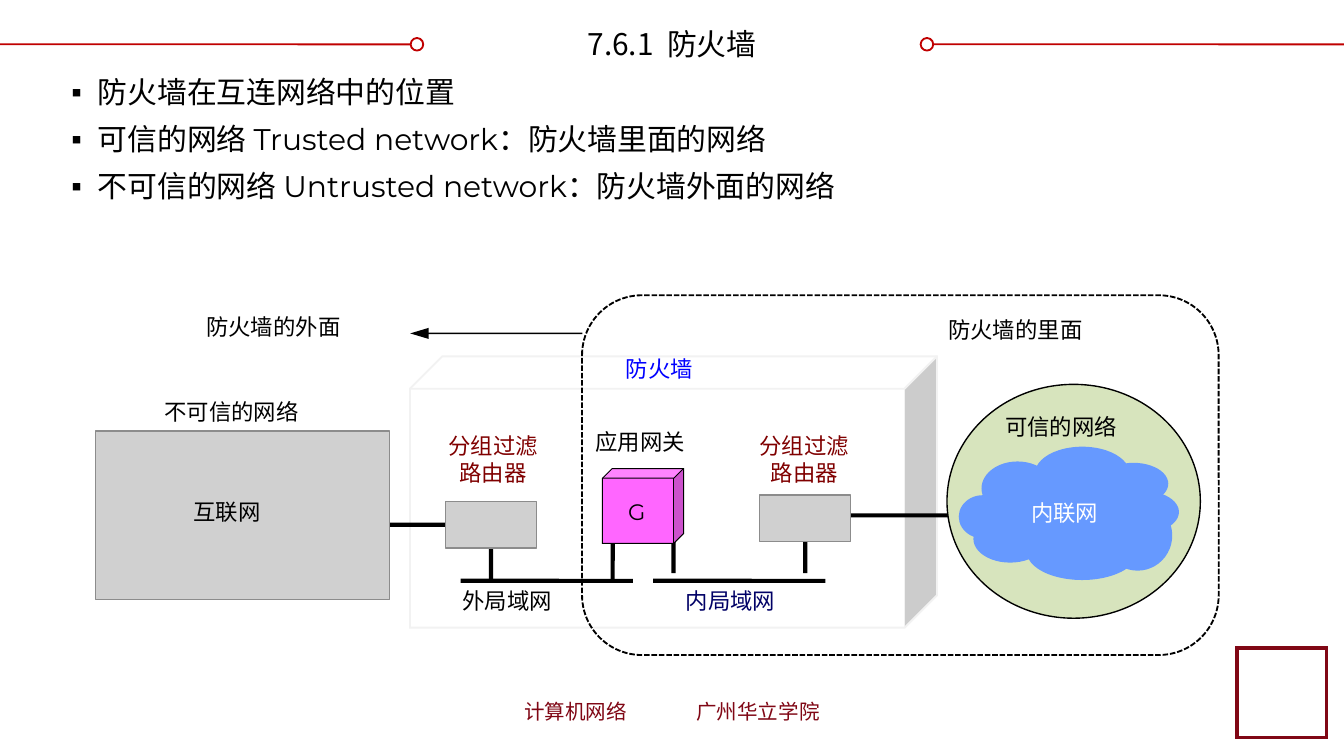
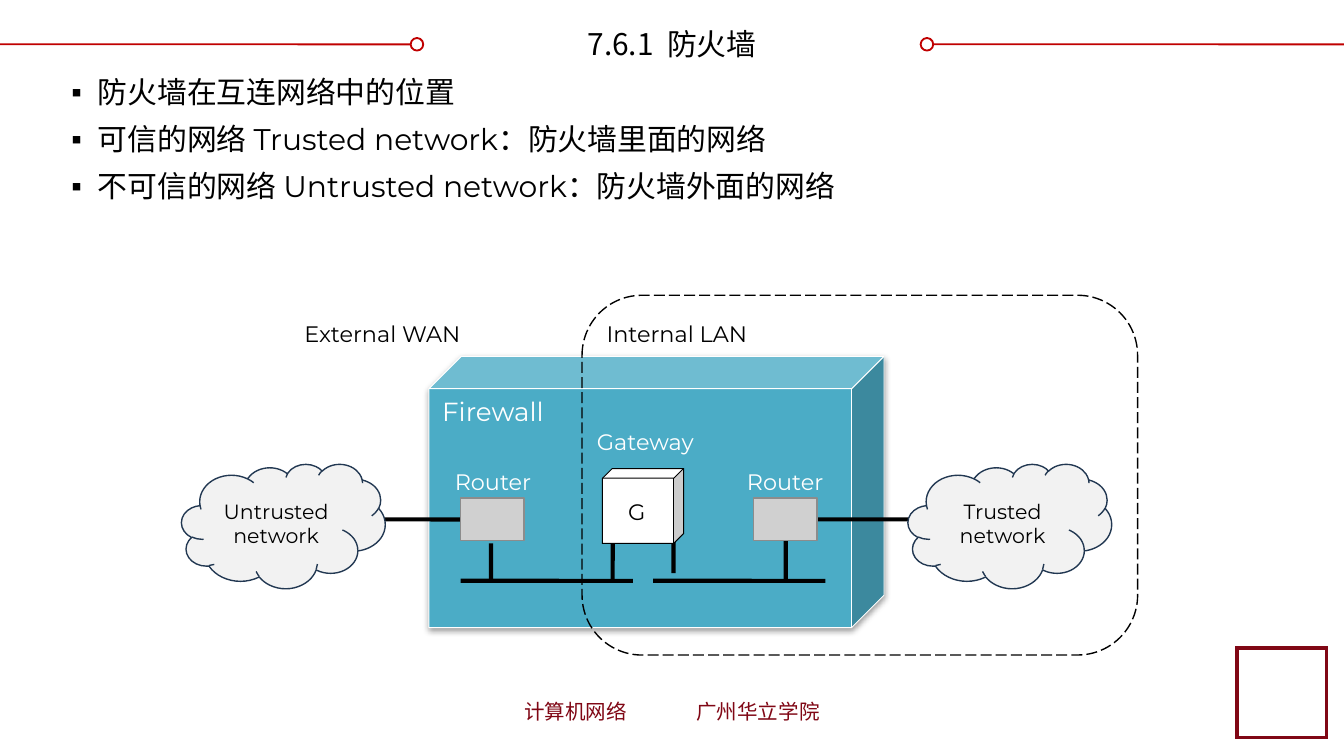
Before and after one commit to glplaman/glplaman.github.io, a slide deck: slide 104 of network/ppt/chap7.pptx. Drawn at 1344x756 pixels with LibreOffice and Linux fonts; fonts in the diff are those of the drawing; grey boxes stand for pictures; background and template pictures are left out. Boxes give left, top, right and bottom in pixels: in the first picture for what was removed or moved away, otherwise in the second. Text is boxed around its words. In the diff, an @@ line names an element or a change of style, - is before the commit and + after.

Commit message:
network

```diff
--- a/network/ppt/chap7.pptx
+++ b/network/ppt/chap7.pptx
@@ rounded rectangle: place and size @@
-rounded rectangle at box(582, 296, 1219, 656)
+rounded rectangle at box(582, 296, 1137, 656)
@@ rounded rectangle at box(582, 296, 1137, 656): outline #000000 1 pt dashed to #000000 0.75 pt dashed @@
@@ text removed at box(206, 316, 340, 337) @@
-防火墙的外面
@@ text added at box(304, 325, 460, 342), 12 pt, text #000000 @@
+External WAN
@@ text added at box(607, 325, 747, 342), 12 pt, text #000000 @@
+Internal LAN
@@ text removed at box(948, 319, 1082, 340) @@
-防火墙的里面
@@ arrow removed from (582, 333) to (410, 333) @@
@@ cube "Firewall": place and size @@
-cube "Firewall" at box(410, 356, 937, 628)
+cube "Firewall" at box(429, 356, 884, 628)
@@ cube "Firewall" at box(429, 356, 884, 628): fill #FFFFFF to #4BACC6; outline #F2F2F2 1 pt to #FFFFFF 0.5 pt; shadow on @@
@@ text removed at box(626, 358, 693, 379) @@
-防火墙
@@ ellipse removed at box(948, 384, 1202, 618) @@
@@ text removed at box(164, 401, 298, 422) @@
-不可信的网络
@@ text in cube at box(442, 401, 543, 421): text added @@
+Firewall
@@ text removed at box(1005, 416, 1117, 437) @@
-可信的网络
@@ picture removed at box(95, 431, 390, 599) @@
@@ text at box(597, 434, 694, 455): text changed; text colour #000000 to #FFFFFF @@
-应用网关
+Gateway
@@ cloud added at box(181, 464, 384, 589), fill #F2F2F2, outline #233953 0.75 pt, 11 pt, text #000000 @@
+Untrusted network
@@ text at box(455, 474, 531, 490): text changed; text colour #800000 to #FFFFFF @@
-分组过滤
-路由器
+Router
@@ cube at box(602, 469, 683, 544): fill #FF66FF to #FFFFFF @@
@@ text at box(747, 474, 823, 490): text changed; text colour #800000 to #FFFFFF @@
-分组过滤
-路由器
+Router
@@ cloud added at box(909, 464, 1111, 589), fill #F2F2F2, outline #233953 0.75 pt, 11 pt, text #000000 @@
+Trusted network
@@ group removed at box(958, 446, 1180, 579): 9 ellipses @@
@@ text removed at box(194, 501, 261, 522) @@
-互联网
@@ picture: place and size @@
-picture at box(445, 501, 536, 548)
+picture at box(461, 499, 524, 540)
@@ picture: place and size @@
-picture at box(759, 495, 851, 542)
+picture at box(754, 499, 817, 540)
@@ text removed at box(1031, 502, 1098, 523) @@
-内联网
@@ line moved from (370, 524) - (450, 524) to (384, 519) - (465, 519) @@
@@ line moved from (805, 581) - (805, 524) to (786, 581) - (786, 524) @@
@@ line moved from (836, 515) - (997, 515) to (817, 519) - (980, 519) @@
@@ text removed at box(463, 590, 553, 611) @@
-外局域网
@@ text removed at box(686, 590, 776, 611) @@
-内局域网
```
Also in this commit, not shown: 4 other slides changed, 20 other files.
